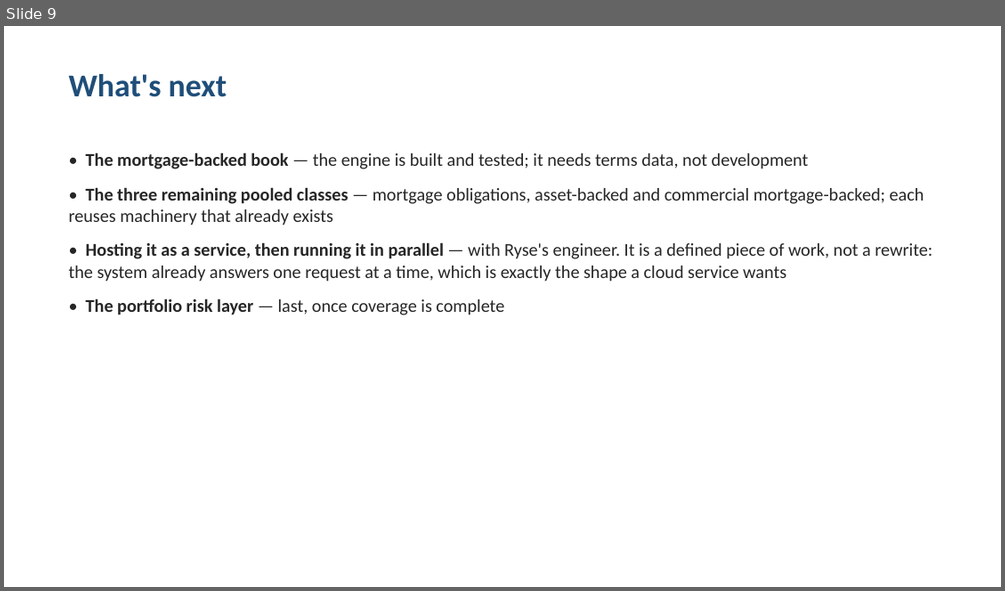
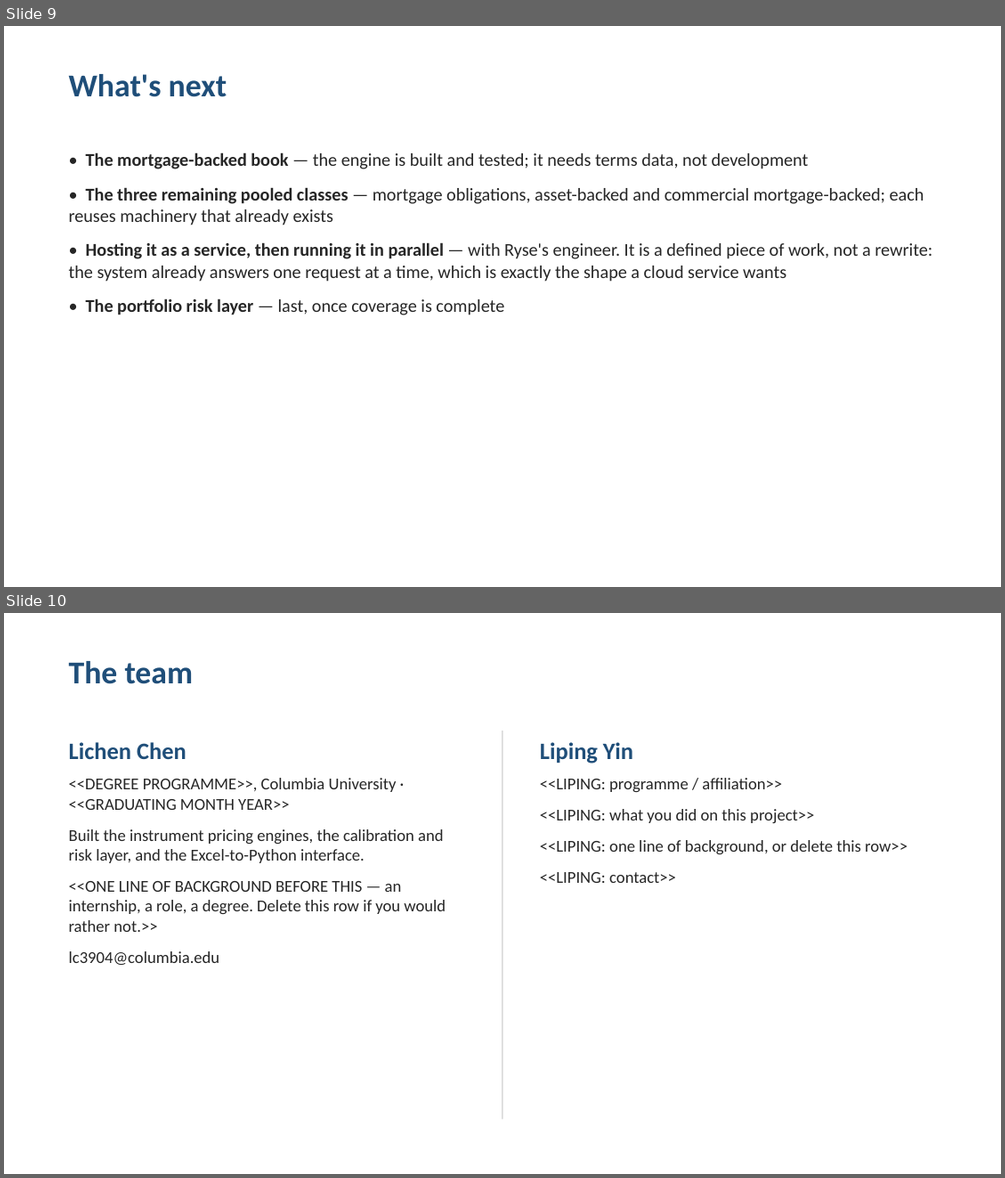
Before and after one commit to charlieee0712/fixed_income_pricing, a slide deck: docs/Ryse Presentation v6.pptx. Shown one above the other, each under a label of ours: slide 9 before the commit, slides 9 and 10 after it. The pictures are 1005x591 and 1005x1178 pixels, drawn with LibreOffice and Linux fonts; fonts in the diff are those of the drawing. Boxes give left, top, right and bottom in pixels: in the first picture for what was removed or moved away, otherwise in the second. Text is boxed around its words. In the diff, an @@ line names an element or a change of style, - is before the commit and + after.

```diff
--- a/docs/Ryse Presentation v6.pptx
+++ b/docs/Ryse Presentation v6.pptx
@@ slide 10 added at [4, 613, 1001, 1174], background #FFFFFF @@
@@ text added at [69, 661, 194, 684], 23 pt, text #1F4E79, bold @@
+The team
@@ text added at [69, 742, 445, 965], 12 pt, text #262626 @@
+Lichen Chen
+<<DEGREE PROGRAMME>>, Columbia University · <<GRADUATING MONTH YEAR>>
+Built the instrument pricing engines, the calibration and risk layer, and the Excel-to-Python interface.
+<<ONE LINE OF BACKGROUND BEFORE THIS — an internship, a role, a degree. Delete this row if you would rather not.>>
+lc3904@columbia.edu
@@ rectangle added at [502, 730, 502, 1119], fill #D9D9D9 @@
@@ text added at [540, 742, 907, 883], 12 pt, text #262626 @@
+Liping Yin
+<<LIPING: programme / affiliation>>
+<<LIPING: what you did on this project>>
+<<LIPING: one line of background, or delete this row>>
+<<LIPING: contact>>
```
Also in this commit, not shown: 4 other files.
